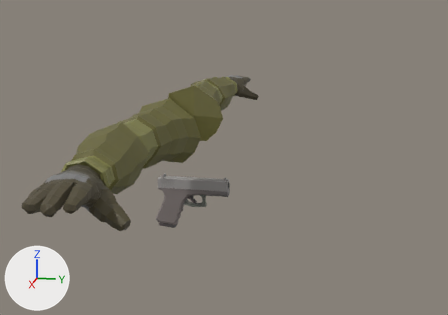
The FBX model proj/Assets/Models/FBX Files/P19.fbx: old version first, new version second.
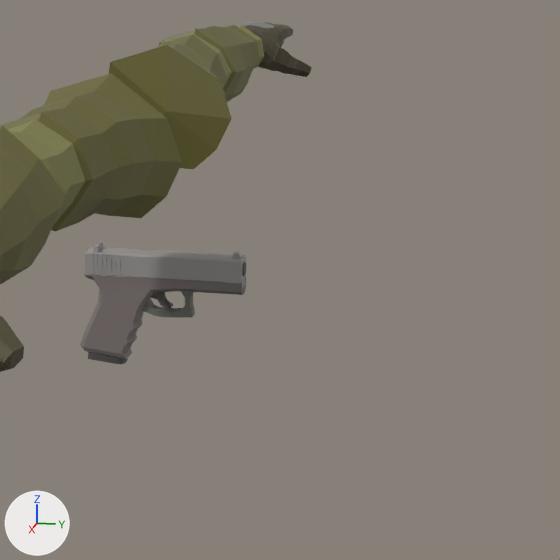
Each version is shown whole from a 50 mm lens placed at (2.12, 0.543, 0.707), pointed at (0.002, 0.12, 0.177), then close up on the part from 27% to 82% of the width and 21% to 100% of the height. Lighting does not change. The marker at lower left points along +X, +Y and +Z. Where no turn or scale is listed for an object, it has been applied to the vertices.

The scene before the commit, as lines of its bpy script (objects in view):
```python
me_arms_001 = bpy.data.meshes.new('Arms.001')
me_arms_001.from_pydata(...)  # 1404 vertices, 1600 faces; spans x -1.09..1.09, y -0.16..0.11, z 0.2..0.41
me_arms_001.materials.append(mat_base_rig_material)  # picture img_base_rig_texture_png
me_cube = bpy.data.meshes.new('Cube')
me_cube.from_pydata(...)  # 520 vertices, 487 faces; spans x -0.019..0.019, y -0.14..0.138, z -0.098..0.103
me_cube.materials.append(mat_material)  # picture img_blender_palette_png
ob_gloves_and_jacket = bpy.data.objects.new('Gloves and Jacket', me_arms_001)
ob_gloves_and_jacket.location = (0.0, 0.0, 0.0)
ob_p19 = bpy.data.objects.new('P19', me_cube)
ob_p19.location = (0.0, 0.0, 0.0)
```
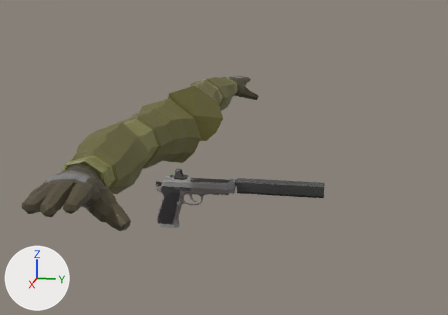
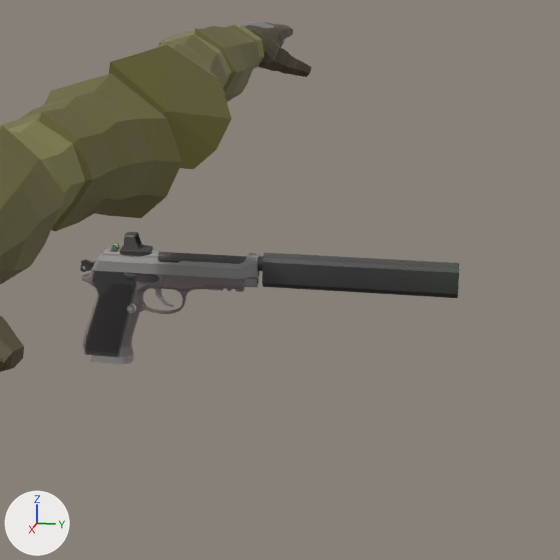
Location of each change, [x1, y1, x2, y2] in pixels of the close-ups (560 x 560 px):
'P19', reshaped (9% wider)
    before: [81, 242, 246, 364]
    after: [80, 243, 260, 364]
'Barrel_Suppressor', added
    after: [258, 253, 459, 298]
'Sight_Holo', added
    after: [120, 232, 153, 256]
part 1 of me_cube, rebuilt (24% shorter)
    before: [84, 247, 246, 288]
    after: [92, 248, 260, 279]
part 2 of me_cube, rebuilt
    before: [81, 274, 246, 359]
    after: [82, 267, 245, 357]
part 3 of me_cube, rebuilt
    before: [88, 352, 128, 364]
    after: [90, 352, 134, 364]
part 4 of me_cube, rebuilt
    before: [151, 296, 173, 306]
    after: [155, 289, 173, 307]
part 5 of me_cube, deleted
    before: [93, 242, 103, 253]
part 6 of me_cube, deleted
    before: [232, 252, 241, 259]
part 7 of me_cube, deleted
    before: [152, 292, 172, 310]
part 8 of me_cube, deleted
    before: [242, 262, 246, 276]
part 9 of me_cube, built on
    before: [142, 291, 195, 318]
    after: [80, 243, 258, 356]

The edits, one by one:
Material 'Holo' (mat_holo) is new.
Its base color is (0.8, 0.8, 0.8) (white #e7e7e7).
me_cube is used by ob_p19; location (0.0, 0.0, 0.0).
me_cube had 520 vertices, 487 faces and spanned x -0.019..0.019, y -0.14..0.138, z -0.098..0.103.
me_cube now has 1242 vertices, 1182 faces and spans x -0.019..0.019, y -0.138..0.169, z -0.097..0.104.
me_cube part 1: the loose piece of 172 vertices spanning x -0.019..0.019, y -0.125..0.136, z 0.042..0.092 is rebuilt with 162 vertices and now spans x -0.016..0.016, y -0.115..0.16, z 0.062..0.098.
me_cube part 2: the loose piece of 136 vertices spanning x -0.019..0.019, y -0.14..0.136, z -0.087..0.057 is rebuilt with 280 vertices and now spans x -0.015..0.015, y -0.136..0.137, z -0.087..0.077.
me_cube part 3: the loose piece of 32 vertices spanning x -0.017..0.017, y -0.125..-0.028, z -0.098..0.064 is rebuilt with 72 vertices and now spans x -0.016..0.016, y -0.121..-0.034, z -0.097..0.083.
me_cube part 4: the loose piece of 24 vertices spanning x -0.003..0.003, y -0.023..0.018, z 0.004..0.036 is rebuilt with 40 vertices and now spans x -0.002..0.002, y -0.015..0.019, z 0.003..0.05.
me_cube part 5: the loose piece of 48 vertices spanning x -0.016..0.016, y -0.112..-0.103, z 0.091..0.103 is deleted.
me_cube part 6: the loose piece of 24 vertices spanning x -0.004..0.004, y 0.117..0.131, z 0.091..0.102 is deleted.
me_cube part 7: the loose piece of 24 vertices spanning x -0.005..0.005, y -0.024..0.015, z -0.001..0.035 is deleted.
me_cube part 8: the loose piece of 24 vertices spanning x -0.011..0.011, y 0.04..0.138, z 0.063..0.085 is deleted.
me_cube part 9: 36 vertices removed from x -0.01..0.01, y -0.038..0.054, z -0.013..0.038; 648 vertices added at x -0.019..0.019, y -0.138..0.169, z -0.083..0.104.
Mesh me_cube_002 is new.
It has 84 vertices, 72 faces and spans x -0.016..0.016, y 0.161..0.477, z 0.047..0.103.
It uses material mat_material (picture img_blender_palette_png).
Mesh me_cube_006 is new.
It has 96 vertices, 91 faces and spans x -0.0148..0.0148, y -0.0677..-0.0172, z 0.0895..0.1231.
Faces by material slot: [90, 1].
It uses material mat_material (picture img_blender_palette_png).
It uses material mat_holo (white #e7e7e7).
Object 'Barrel_Suppressor' (ob_barrel_suppressor) is new; it shows me_cube_002.
Its location is (0.0, 0.0, 0.0).
Object 'Sight_Holo' (ob_sight_holo) is new; it shows me_cube_006.
Its location is (0.0, 0.0, 0.0).
